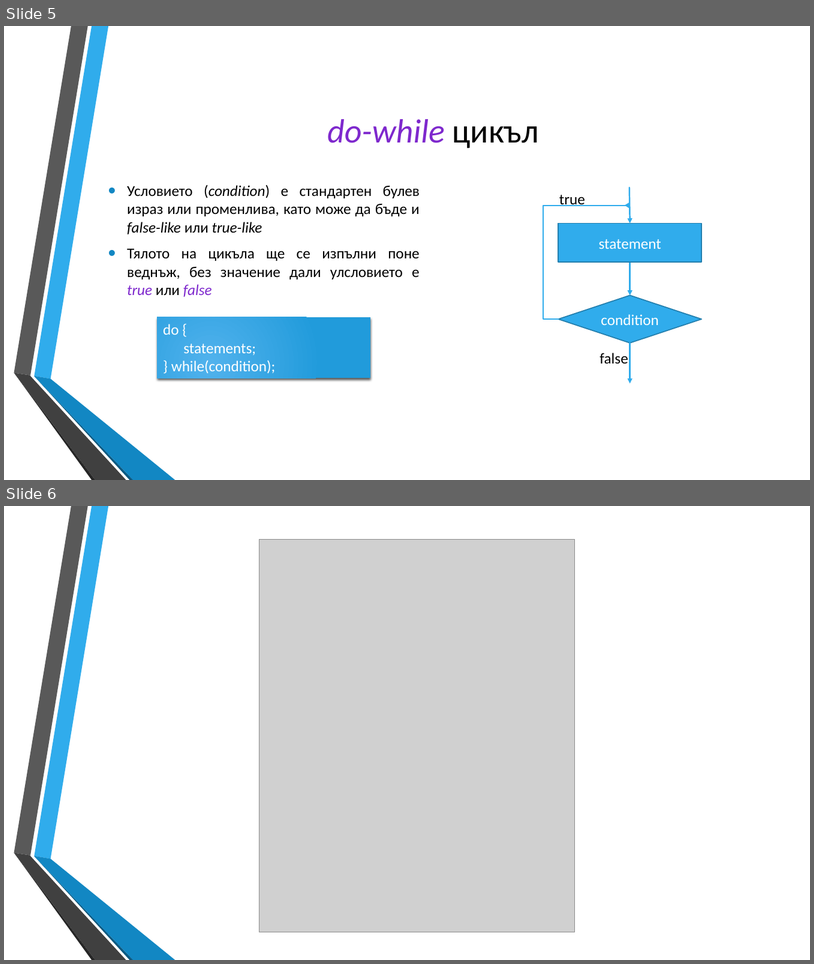
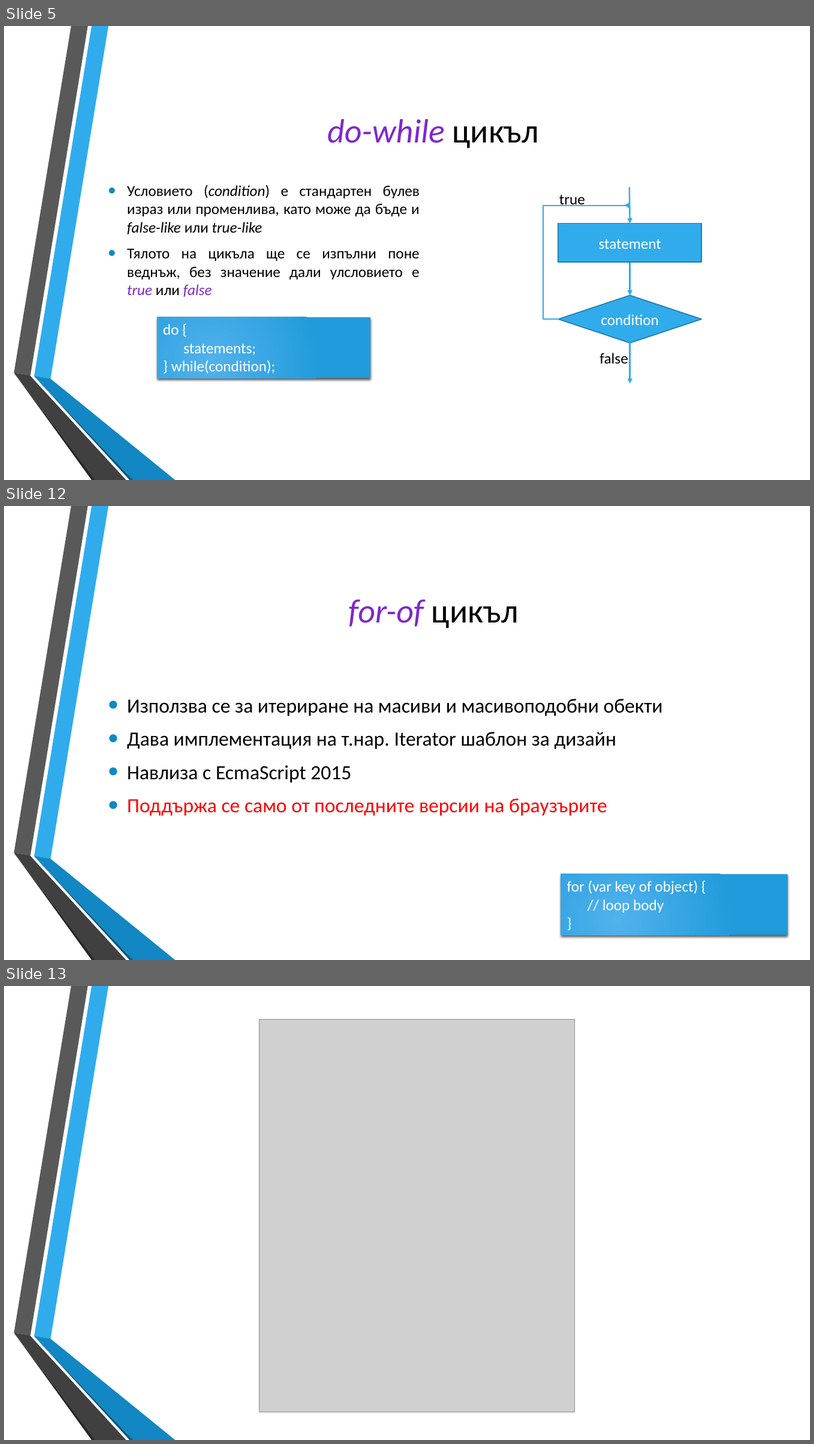
Before and after one commit to dnmitev/IT-Academy, a slide deck: JS Fundamentals/4.Loops/JS-Loops.pptx. Shown one above the other, each under a label of ours: slides 5 and 6 before the commit, slides 5, 12 and 13 after it; the slides between them are not shown. The pictures are 814x964 and 814x1444 pixels, drawn with LibreOffice and Linux fonts; fonts in the diff are those of the drawing; grey boxes stand for pictures; background and template pictures are left out. Boxes give left, top, right and bottom in pixels: in the first picture for what was removed or moved away, otherwise in the second. Text is boxed around its words. In the diff, an @@ line names an element or a change of style, - is before the commit and + after.

```diff
--- a/JS Fundamentals/4.Loops/JS-Loops.pptx
+++ b/JS Fundamentals/4.Loops/JS-Loops.pptx
@@ slide 12 added at bbox=[4, 506, 810, 960], background picture (left out); not listed: 6 template elements that a slide beside it also shows @@
@@ title added at bbox=[348, 599, 519, 628], 40 pt, text #7E28CD, italic @@
+for-of цикъл
@@ text added at bbox=[127, 699, 663, 816], 24 pt, text #000000 @@
+• Използва се за итериране на масиви и масивоподобни обекти
+• Дава имплементация на т.нар. Iterator шаблон за дизайн
+• Навлиза с EcmaScript 2015
+• Поддържа се само от последните версии на браузърите
@@ rectangle added at bbox=[561, 874, 788, 935], fill gradient #51B3ED to #219CDB, 18 pt, text #FFFFFF @@
+for (var key of object) {
+// loop body
+}
@@ what was slide 6 is now slide 13 @@
```
Also in this commit, not shown: 1 slide changed, 6 other slides added, 5 other files.
